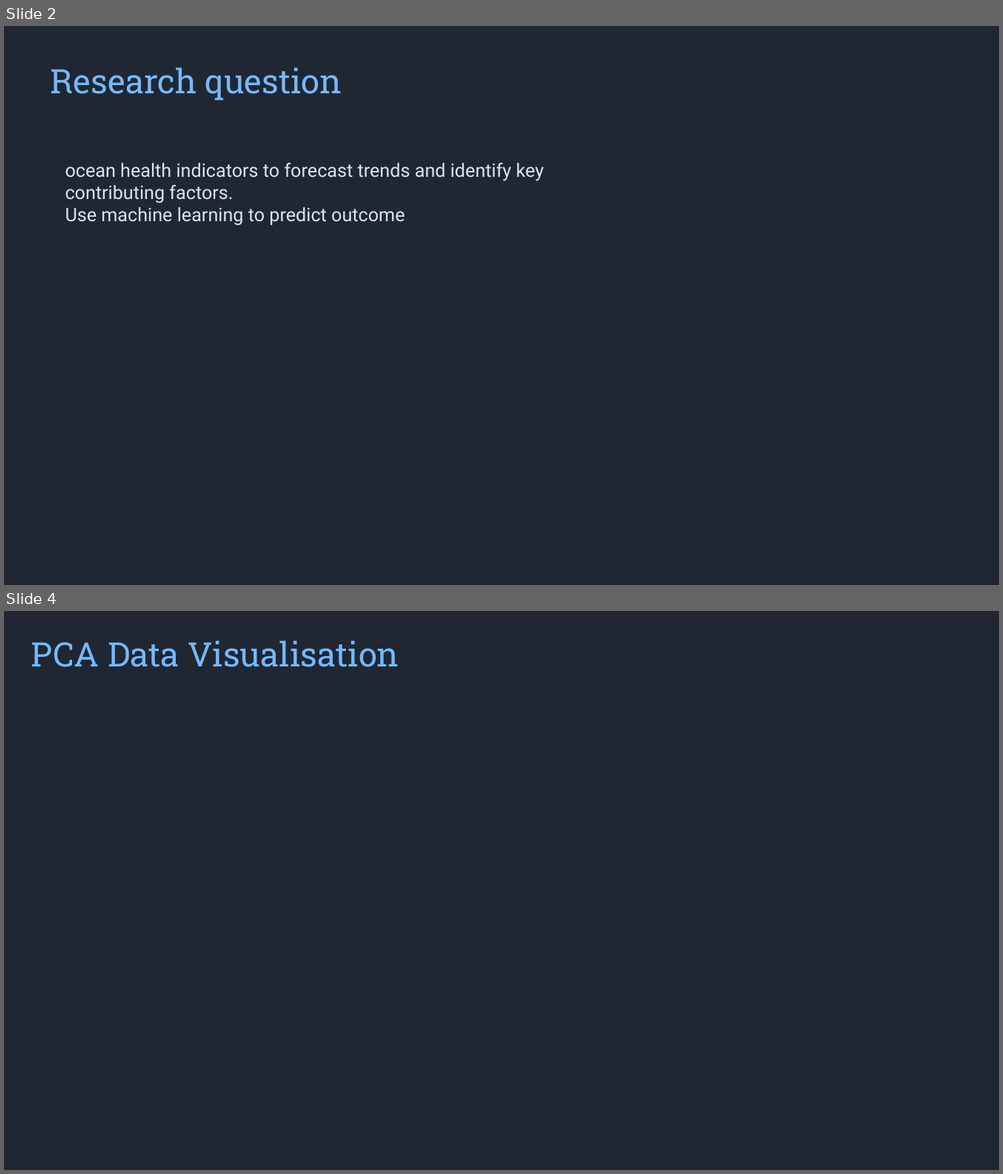
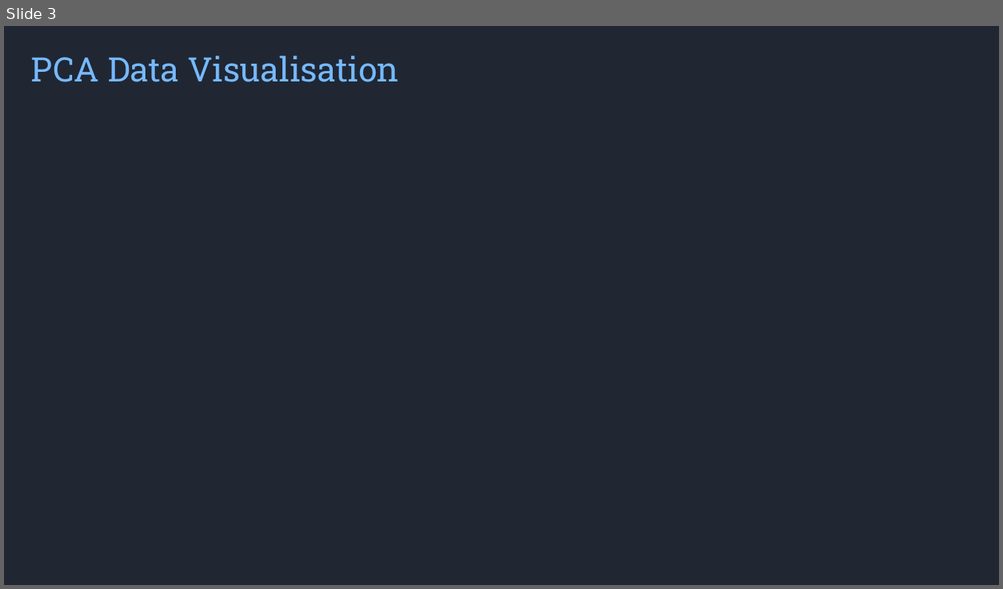
Before and after one commit to syam3500/hackthefuture2025, a slide deck: presentation.pptx. Shown one above the other, each under a label of ours: slides 2 and 4 before the commit, slide 3 after it; the slides between them are not shown. The pictures are 1003x1174 and 1003x589 pixels, drawn with LibreOffice and Linux fonts; fonts in the diff are those of the drawing; background and template pictures are left out. Boxes give left, top, right and bottom in pixels: in the first picture for what was removed or moved away, otherwise in the second. Text is boxed around its words. In the diff, an @@ line names an element or a change of style, - is before the commit and + after.

```diff
--- a/presentation.pptx
+++ b/presentation.pptx
@@ slide 2 removed at (4,26,999,585), background #FFFFFF; not listed: 1 template element that a slide beside it also shows @@
@@ text removed at (51,67,342,101) @@
-Research question
@@ text removed at (65,163,544,226) @@
-ocean health indicators to forecast trends and identify key contributing factors.
-Use machine learning to predict outcome
@@ what was slide 4 is now slide 3 @@
```
Also in this commit, not shown: 4 slides changed, 1 other slide removed.
